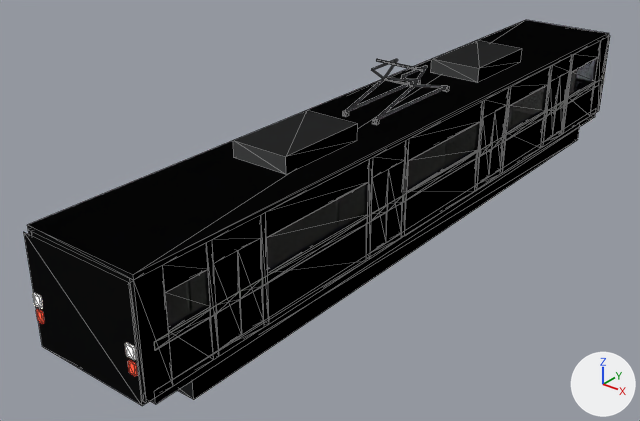
Before and after pictures for a commit that changed the glTF model assets/models/metro_motrice.glb.
Rendered twice from a 50 mm camera at (11.92, -18.08, 8.9) aimed at (-1.09, -1.82, -1.18). The axes (+X, +Y, +Z) are drawn at lower right. The lights are the same throughout. The first picture is the older version. Mesh edges are drawn as thin lines. Vertices at exactly the same position are counted once.

The first picture shows 'E235_motrice'.
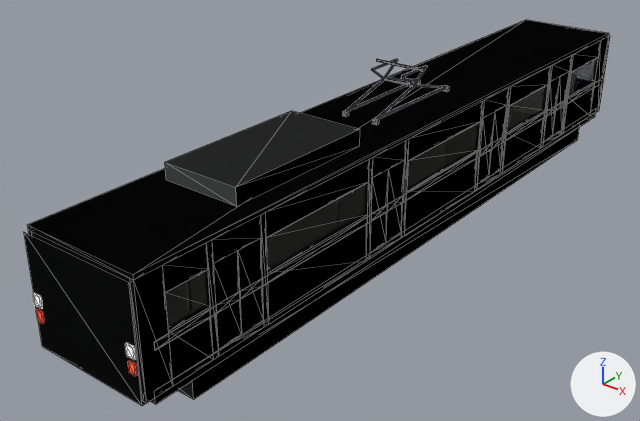
Pixel boxes [x1, y1, x2, y2] of what changed, in the pictures (640 x 421 px):
part 1 of me_mesh_0, added: after [165, 111, 360, 206]
part 2 of me_mesh_0, deleted: before [431, 40, 522, 83]
part 3 of me_mesh_0, deleted: before [233, 110, 358, 175]

Edits to the bpy script that builds the scene:
```text
Change me_mesh_0:
    used by ob_e235_motrice; location = (0.0, 0.0, 0.0)
    remove me_mesh_0.from_pydata(...)  # 1288 vertices, 2094 faces; spans x -1.5..1.5, y -10.1..10.1, z -1.9..2.5
    add me_mesh_0.from_pydata(...)  # 1280 vertices, 2082 faces; spans x -1.5..1.5, y -10.1..10.1, z -1.9..2.5
    me_mesh_0 part 1: a new loose piece, a box spanning x -1.0..1.0, y -7.0..-3.0, z 1.5..1.9, in mat_clim (light grey #dadbdd)
    me_mesh_0 part 2: the loose piece of 8 vertices spanning x -0.8..0.8, y 2.8..5.2, z 1.5..1.9 is deleted
    me_mesh_0 part 3: the loose piece of 8 vertices spanning x -0.8..0.8, y -5.2..-2.8, z 1.5..1.9 is deleted
```
